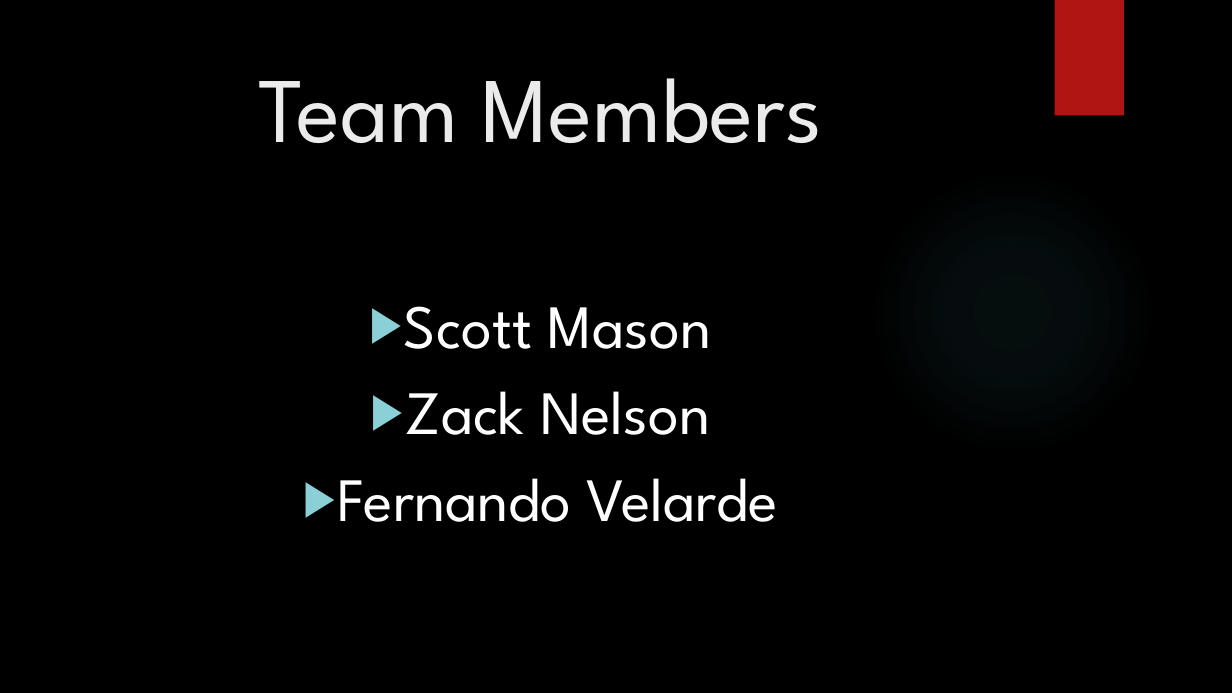
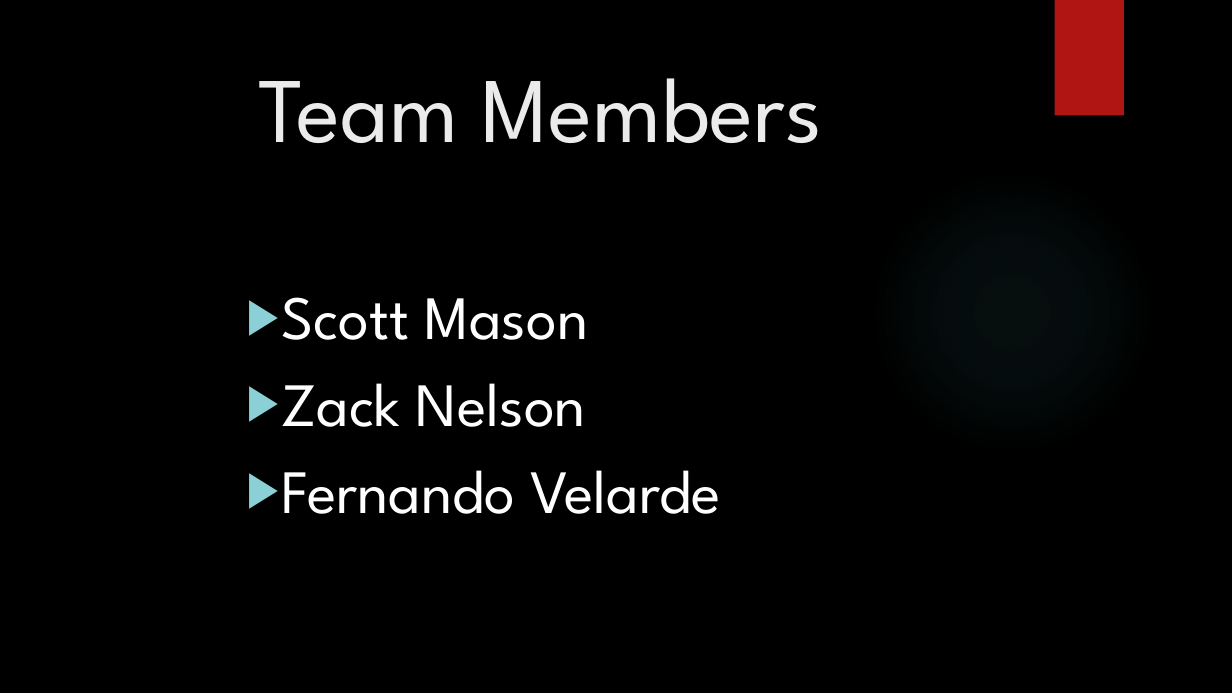
Before and after one commit to smason630/560Project, a slide deck: slide 2 of GamesLibrary/CIS 560 Final Project.pptx. Drawn at 1232x693 pixels with LibreOffice and Linux fonts; fonts in the diff are those of the drawing; background and template pictures are left out. Boxes give left, top, right and bottom in pixels: in the first picture for what was removed or moved away, otherwise in the second. Text is boxed around its words. In the diff, an @@ line names an element or a change of style, - is before the commit and + after.

```diff
--- a/GamesLibrary/CIS 560 Final Project.pptx
+++ b/GamesLibrary/CIS 560 Final Project.pptx
@@ text "Scott Mason": place and size @@
-text "Scott Mason" at [338,306,778,522]
+text "Scott Mason" at [281,297,721,514]
@@ text "Scott Mason" at [281,297,721,514]: alignment centre to left @@
```
Also in this commit, not shown: 1 slide added.
